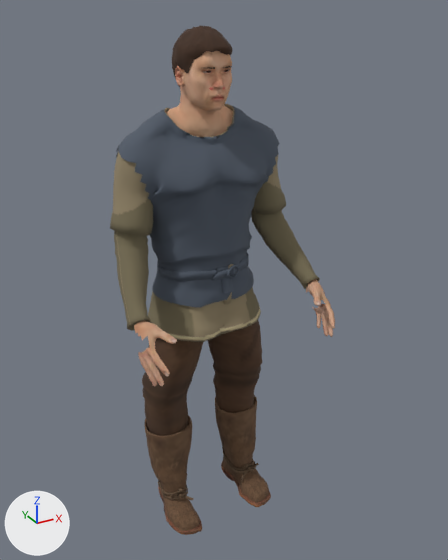
The glTF model apps/client/src/props/art-study/source-kest/kest-work-vest.glb: old version first, new version second.
Camera for both pictures: a 50 mm camera at (-0.944, -1.783, 1.901) aimed at (0.044, 0.014, 1.002). The axes (+X, +Y, +Z) are drawn at lower left. The lights are the same throughout. The picture after the commit comes second. Where no turn or scale is listed for an object, it has been applied to the vertices. Vertices at exactly the same position are counted once.

In view in the first picture: 'kest-work-vest runtime mesh'.
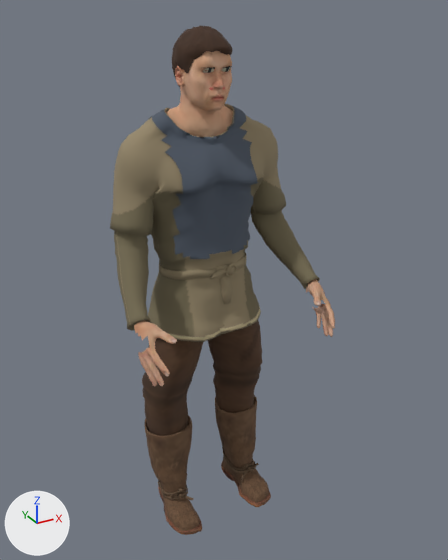
Location of each change, (x1, y1, x2, y2) in pixels of the pictures (448 x 560 px):
'kest-work-vest runtime mesh', recoloured, reshaped: (110, 26, 335, 535) in both
part 1 of me_base_002, deleted: before (157, 253, 249, 293)
part 2 of me_base_002, deleted: before (227, 265, 239, 278)
part 3 of me_base_002, cut back: before (116, 114, 280, 308); after (203, 67, 253, 259)

Diff of the bpy script that builds the scene:
```diff
--- a/apps/client/src/props/art-study/source-kest/kest-work-vest.glb.py
+++ b/apps/client/src/props/art-study/source-kest/kest-work-vest.glb.py
@@ mat_kest_work_vest_painted @@
 n1 = _N.new('ShaderNodeOutputMaterial'); n1.name = 'Material Output'
+n3 = _N.new('ShaderNodeMix'); n3.name = 'Mix'
+n3.data_type = 'RGBA'
+n3.blend_type = 'MULTIPLY'
+n3.inputs[0].default_value = 1.0  # 'Factor'
+n4 = _N.new('ShaderNodeVertexColor'); n4.name = 'Color Attribute'
 n2 = _N.new('ShaderNodeTexImage'); n2.name = 'Image Texture'
@@ mat_kest_work_vest_painted @@
 n0 = _N.new('ShaderNodeBsdfPrincipled'); n0.name = 'Principled BSDF'
 _L.new(n0.outputs[0], n1.inputs[0])  # 'BSDF' to 'Surface'
-_L.new(n2.outputs[0], n0.inputs[0])  # 'Color' to 'Base Color'
+_L.new(n3.outputs[2], n0.inputs[0])  # 'Result' to 'Base Color'
+_L.new(n4.outputs[0], n3.inputs[7])  # 'Color' to 'B'
+_L.new(n2.outputs[0], n3.inputs[6])  # 'Color' to 'A'
@@ mat_kest_work_vest_rehmanpolanski_viking_boots_painted @@
 n1 = _N.new('ShaderNodeOutputMaterial'); n1.name = 'Material Output'
+n3 = _N.new('ShaderNodeMix'); n3.name = 'Mix'
+n3.data_type = 'RGBA'
+n3.blend_type = 'MULTIPLY'
+n3.inputs[0].default_value = 1.0  # 'Factor'
+n4 = _N.new('ShaderNodeVertexColor'); n4.name = 'Color Attribute'
 n2 = _N.new('ShaderNodeTexImage'); n2.name = 'Image Texture'
@@ mat_kest_work_vest_rehmanpolanski_viking_boots_painted @@
 n0 = _N.new('ShaderNodeBsdfPrincipled'); n0.name = 'Principled BSDF'
 _L.new(n0.outputs[0], n1.inputs[0])  # 'BSDF' to 'Surface'
-_L.new(n2.outputs[0], n0.inputs[0])  # 'Color' to 'Base Color'
+_L.new(n3.outputs[2], n0.inputs[0])  # 'Result' to 'Base Color'
+_L.new(n4.outputs[0], n3.inputs[7])  # 'Color' to 'B'
+_L.new(n2.outputs[0], n3.inputs[6])  # 'Color' to 'A'
@@ mat_kest_work_vest_rehmanpolanski_viking_tunic_painted @@
 n1 = _N.new('ShaderNodeOutputMaterial'); n1.name = 'Material Output'
+n3 = _N.new('ShaderNodeMix'); n3.name = 'Mix'
+n3.data_type = 'RGBA'
+n3.blend_type = 'MULTIPLY'
+n3.inputs[0].default_value = 1.0  # 'Factor'
+n4 = _N.new('ShaderNodeVertexColor'); n4.name = 'Color Attribute'
 n2 = _N.new('ShaderNodeTexImage'); n2.name = 'Image Texture'
@@ mat_kest_work_vest_rehmanpolanski_viking_tunic_painted @@
 n0 = _N.new('ShaderNodeBsdfPrincipled'); n0.name = 'Principled BSDF'
 _L.new(n0.outputs[0], n1.inputs[0])  # 'BSDF' to 'Surface'
-_L.new(n2.outputs[0], n0.inputs[0])  # 'Color' to 'Base Color'
+_L.new(n3.outputs[2], n0.inputs[0])  # 'Result' to 'Base Color'
+_L.new(n4.outputs[0], n3.inputs[7])  # 'Color' to 'B'
+_L.new(n2.outputs[0], n3.inputs[6])  # 'Color' to 'A'
@@ mat_kest_work_vest_short02_painted @@
 mat_kest_work_vest_short02_painted = bpy.data.materials.new('Kest work-vest.short02 painted')
-# nodes: BsdfPrincipled, Math x2, OutputMaterial, TexImage
+# nodes: BsdfPrincipled, Math x3, Mix, OutputMaterial, TexImage, VertexColor
 # uses the picture img_short02_diffuse
@@ mat_kest_work_vest_rehmanpolanski_viking_pants_painted @@
 n1 = _N.new('ShaderNodeOutputMaterial'); n1.name = 'Material Output'
+n3 = _N.new('ShaderNodeMix'); n3.name = 'Mix'
+n3.data_type = 'RGBA'
+n3.blend_type = 'MULTIPLY'
+n3.inputs[0].default_value = 1.0  # 'Factor'
+n4 = _N.new('ShaderNodeVertexColor'); n4.name = 'Color Attribute'
 n2 = _N.new('ShaderNodeTexImage'); n2.name = 'Image Texture'
@@ mat_kest_work_vest_rehmanpolanski_viking_pants_painted @@
 n0 = _N.new('ShaderNodeBsdfPrincipled'); n0.name = 'Principled BSDF'
 _L.new(n0.outputs[0], n1.inputs[0])  # 'BSDF' to 'Surface'
-_L.new(n2.outputs[0], n0.inputs[0])  # 'Color' to 'Base Color'
+_L.new(n3.outputs[2], n0.inputs[0])  # 'Result' to 'Base Color'
+_L.new(n4.outputs[0], n3.inputs[7])  # 'Color' to 'B'
+_L.new(n2.outputs[0], n3.inputs[6])  # 'Color' to 'A'
@@ mat_kest_fitted_work_vest @@
 n0 = _N.new('ShaderNodeBsdfPrincipled'); n0.name = 'Principled BSDF'
-n0.inputs[0].default_value = (0.0802, 0.0999, 0.133, 1.0)  # 'Base Color', greyish blue #505966
 n0.inputs[2].default_value = 0.9  # 'Roughness'
 n1 = _N.new('ShaderNodeOutputMaterial'); n1.name = 'Material Output'
+n2 = _N.new('ShaderNodeMix'); n2.name = 'Mix'
+n2.data_type = 'RGBA'
+n2.blend_type = 'MULTIPLY'
+n2.inputs[0].default_value = 1.0  # 'Factor'
+n2.inputs[7].default_value = (0.0802, 0.0999, 0.133, 1.0)  # 'B', greyish blue #505966
+n3 = _N.new('ShaderNodeVertexColor'); n3.name = 'Color Attribute'
 _L.new(n0.outputs[0], n1.inputs[0])  # 'BSDF' to 'Surface'
+_L.new(n2.outputs[2], n0.inputs[0])  # 'Result' to 'Base Color'
+_L.new(n3.outputs[0], n2.inputs[6])  # 'Color' to 'A'
@@ mat_kest_eye_accents_palette_001 @@
+mat_kest_eye_accents_palette_001 = bpy.data.materials.new('Kest eye accents palette.001')
+mat_kest_eye_accents_palette_001.use_nodes = True; mat_kest_eye_accents_palette_001.node_tree.nodes.clear()
+_N = mat_kest_eye_accents_palette_001.node_tree.nodes; _L = mat_kest_eye_accents_palette_001.node_tree.links
+n0 = _N.new('ShaderNodeBsdfPrincipled'); n0.name = 'Principled BSDF'
+n0.inputs[2].default_value = 0.9  # 'Roughness'
+n1 = _N.new('ShaderNodeOutputMaterial'); n1.name = 'Material Output'
+n2 = _N.new('ShaderNodeVertexColor'); n2.name = 'Color Attribute'
+_L.new(n0.outputs[0], n1.inputs[0])  # 'BSDF' to 'Surface'
+_L.new(n2.outputs[0], n0.inputs[0])  # 'Color' to 'Base Color'
@@ me_base_002 @@
-me_base_002.from_pydata(...)  # 19219 vertices, 37578 faces; spans x -0.37..0.37, y -0.41..0.17, z -0.01..1.84
+me_base_002.from_pydata(...)  # 18036 vertices, 35148 faces; spans x -0.37..0.37, y -0.41..0.17, z -0.01..1.84
+# me_base_002 part 1: the loose piece of 288 vertices spanning x -0.17..0.17, y -0.18..0.11, z 0.97..1.09 is deleted
+# me_base_002 part 2: the loose piece of 128 vertices spanning x 0.02..0.07, y -0.18..-0.16, z 1.02..1.07 is deleted
+# me_base_002 part 3: 3 vertices moved within x -0.04..0.15, y -0.16..-0.13, z 1.11..1.33; 791 vertices removed from x -0.29..0.29, y -0.17..0.15, z 0.94..1.55; 24 vertices added at x -0.05..0.05, y -0.15..-0.14, z 1.71..1.72
+# other edits to the shape of me_base_002 do not show in these pictures
 me_base_002.materials.append(mat_kest_work_vest_painted)
@@ me_base_002 @@
 me_base_002.materials.append(mat_kest_fitted_work_vest)
+me_base_002.materials.append(mat_kest_eye_accents_palette_001)
```
